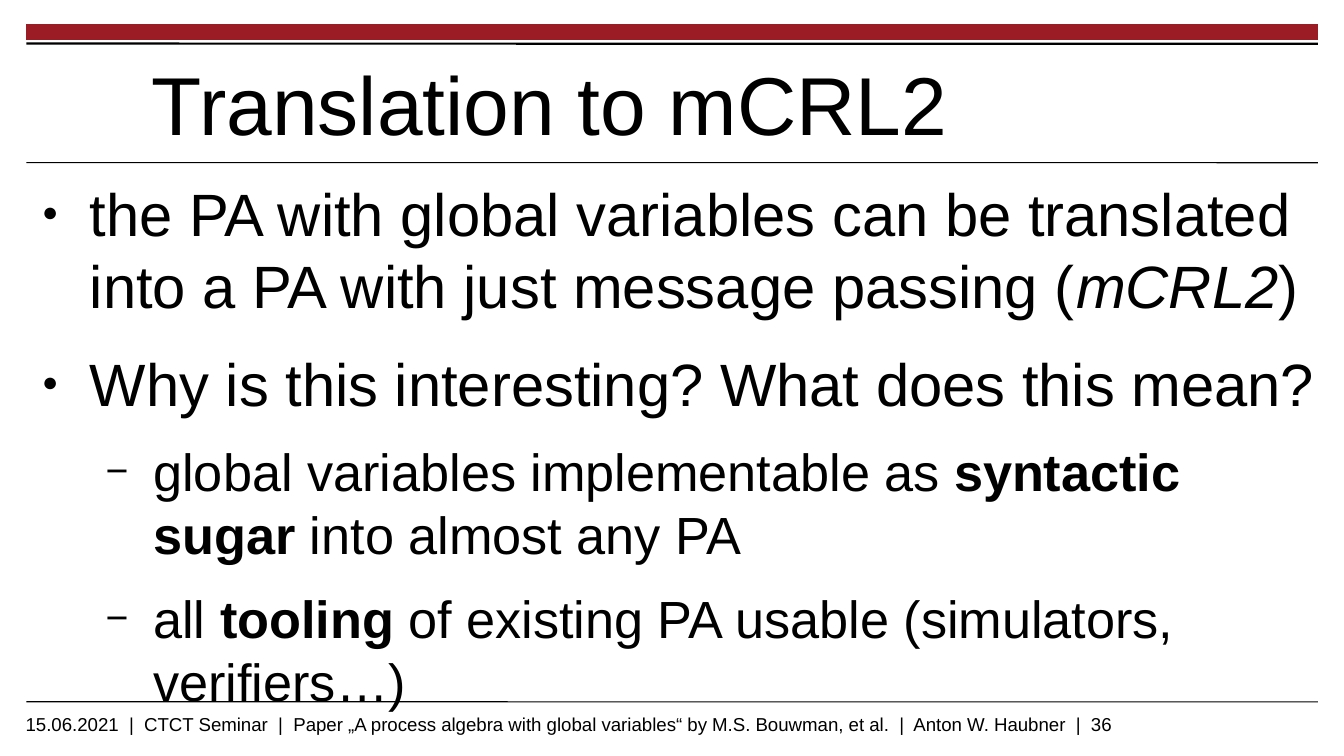
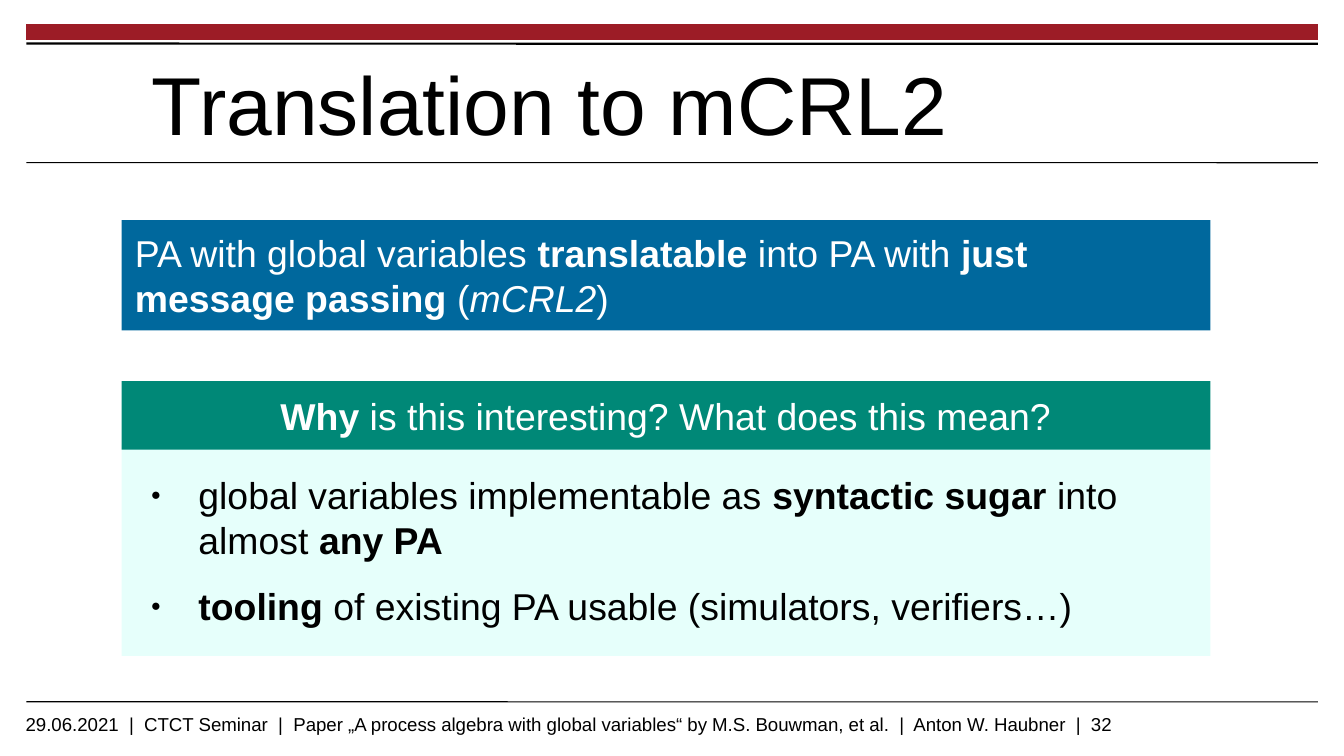
Before and after one commit to ahbnr/Seminar-Presentation-Current-Topics-In-Concurrency-Theory-2021, a slide deck: slide 32 of Presentations/Main Presentation/CTCT_MainPresentation_AntonWHaubner.odp (slide 36 before the commit). Drawn at 1344x756 pixels with LibreOffice and Linux fonts; fonts in the diff are those of the drawing; background and template pictures are left out. Boxes give left, top, right and bottom in pixels: in the first picture for what was removed or moved away, otherwise in the second. Text is boxed around its words. In the diff, an @@ line names an element or a change of style, - is before the commit and + after.

```diff
--- a/Presentations/Main Presentation/CTCT_MainPresentation_AntonWHaubner.odp
+++ b/Presentations/Main Presentation/CTCT_MainPresentation_AntonWHaubner.odp
@@ text removed at bbox=[90, 192, 1315, 711] @@
-● the PA with global variables can be translated into a PA with just message passing (mCRL2)
-● Why is this interesting? What does this mean?
-  − global variables implementable as syntactic sugar into almost any PA
-  − all tooling of existing PA usable (simulators, verifiers…)
@@ rectangle added at bbox=[122, 220, 1211, 331], fill #00689D, 20 pt, text #FFFFFF @@
+PA with global variables translatable into PA with just message passing (mCRL2)
@@ rectangle added at bbox=[122, 382, 1211, 450], fill #008877, 20 pt, text #FFFFFF @@
+Why is this interesting? What does this mean?
@@ rectangle added at bbox=[122, 445, 1211, 656], fill #E6FFFB, 20 pt, text #000000 @@
+● global variables implementable as syntactic sugar into almost any PA
+● tooling of existing PA usable (simulators, verifiers…)
@@ text at bbox=[26, 717, 1112, 735]: text changed @@
-15.06.2021 | CTCT Seminar | Paper „A process algebra with global variables“ by M.S. Bouwman, et al. | Anton W. Haubner | 36
+29.06.2021 | CTCT Seminar | Paper „A process algebra with global variables“ by M.S. Bouwman, et al. | Anton W. Haubner | 32
```
Also in this commit, not shown: 26 other slides changed, 6 slides added, 11 slides removed.
